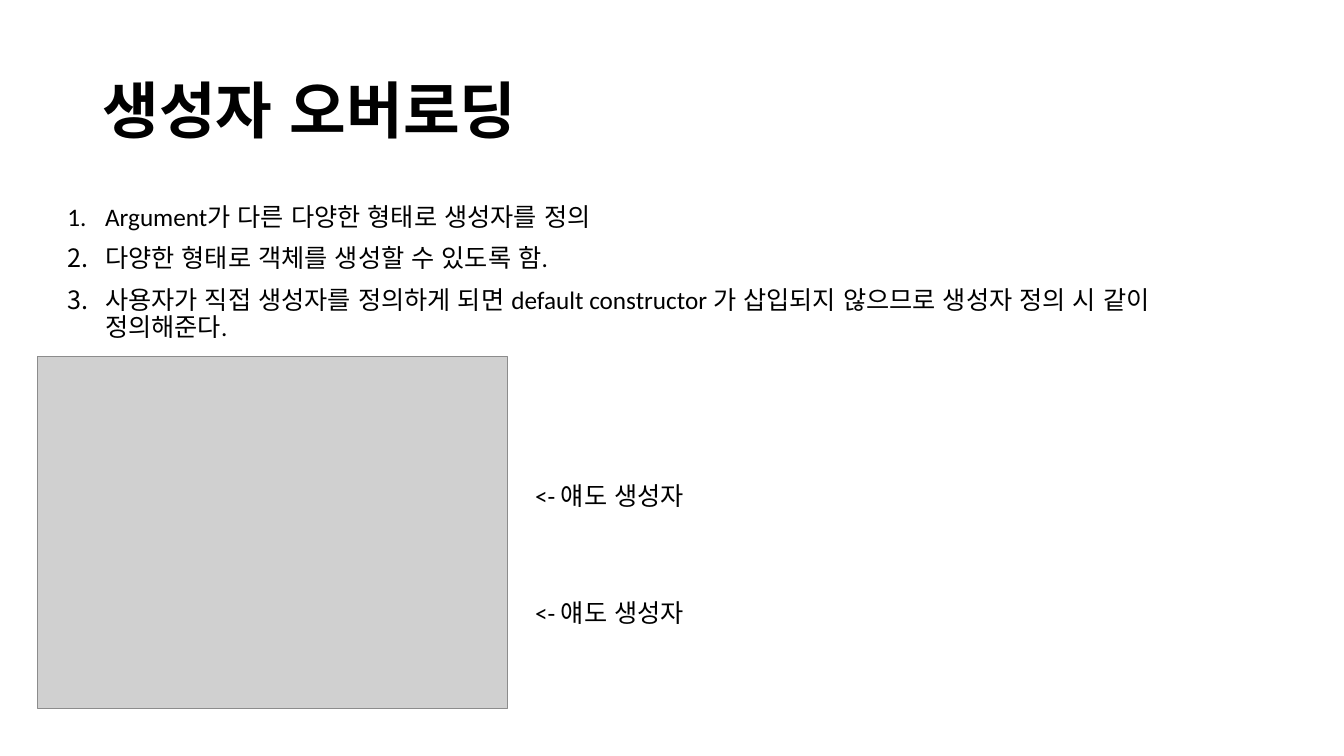
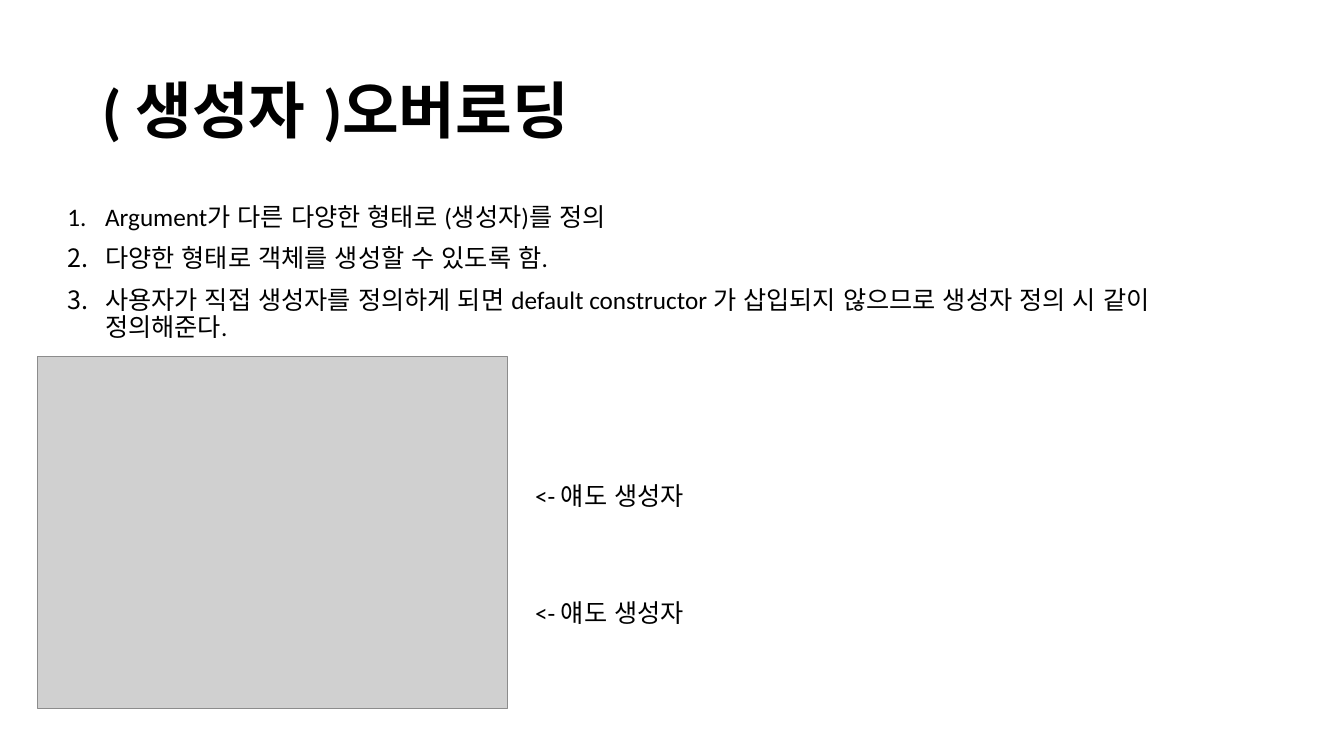
Before and after one commit to junguksim/NL_Java_Study, a slide deck: slide 11 of resources/NL Java 스터디 1회차.pptx (slide 10 before the commit). Drawn at 1344x756 pixels with LibreOffice and Linux fonts; fonts in the diff are those of the drawing; grey boxes stand for pictures. Boxes give left, top, right and bottom in pixels: in the first picture for what was removed or moved away, otherwise in the second. Text is boxed around its words. In the diff, an @@ line names an element or a change of style, - is before the commit and + after.

```diff
--- a/resources/NL Java 스터디 1회차.pptx
+++ b/resources/NL Java 스터디 1회차.pptx
@@ title at box(136, 81, 569, 142): text changed @@
-생성자 오버로딩
+( 생성자 )오버로딩
@@ text at box(105, 205, 605, 231): text changed @@
-1. Argument가 다른 다양한 형태로 생성자를 정의
+1. Argument가 다른 다양한 형태로 (생성자)를 정의
```
Also in this commit, not shown: 2 other slides changed, 4 slides added, 9 other files.
